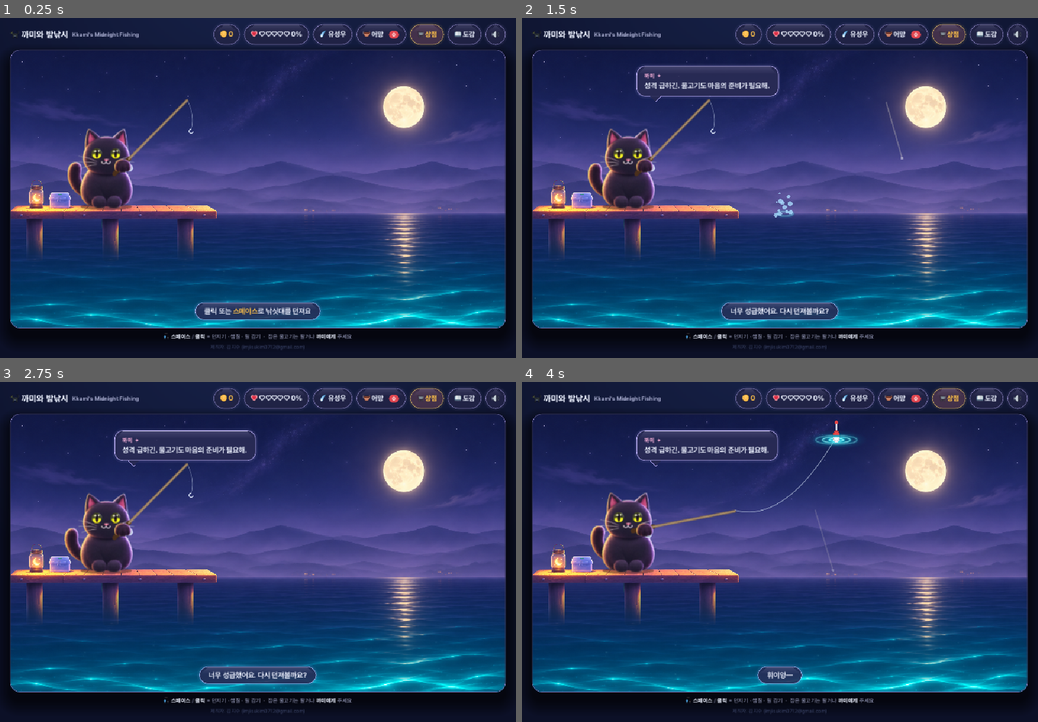
Above: before the commit, frames 1-4 (two rows, left to right).
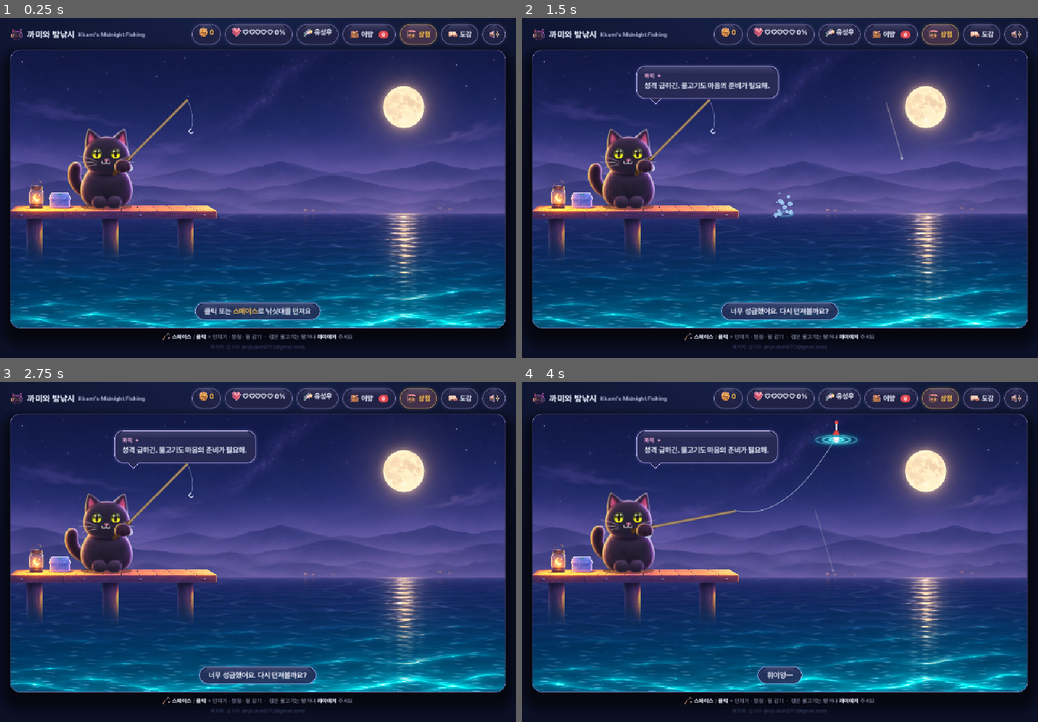
Above: after the commit, the same moments.

Repository: imjisukim0712-bit/Cat-Fishing
Game: Godot game, scene res://scenes/main.tscn
The game is run twice, just before and just after one commit, with the same random seed, the same clock (stepped at 60 frames per second) and the same inputs.
Inputs (mouse positions are in pixels of both pictures, inside the frame that each line leads up to):
- Up to frame 1 (0.25 s): no input
- Up to frame 2 (1.5 s): tap Enter at 0.5, 0.6 s; move the mouse to (893, 171) at 0.52 s; hold D 0.53-1.25 s; click (893, 171) at 0.67 s; tap Space at 0.77 s; drag from (676, 205) to (754, 256) at 1.27 s
- Up to frame 3 (2.75 s): move the mouse to (309, 477) at 2.02 s; hold D from 2.03 s (still down); tap C at 2.1 s; click (309, 477) at 2.17 s
- Up to frame 4 (4 s): release D at 2.75 s; drag from (754, 620) to (625, 501) at 2.77 s; move the mouse to (934, 603) at 3.52 s; hold S from 3.53 s (still down); tap Keypad Enter at 3.6 s; click (934, 603) at 3.67 s; tap Space at 3.77 s

The runs differ from the first frame. In frame 1, 3.4% of the frame differs, in the area x 2-98%, y 1-95%; in frame 2, 3.5%; in frame 3, 3.5%; in frame 4, 3.6%.

Commit message:
Animate the painted sea, sharpen Kkami, replace all art with paintings
- Water: backdrop is now a sprite with backdrop_water shader that
  displaces only the sea (perspective-scaled ripples), adds flowing
  sparkles on bright waves and a shimmering moon column; stronger in
  storm/high tide.
- Kkami: drop the SubViewport + softening shader and draw the painted
  sprites directly at screen resolution (no more low-res look).
- All images in painted style (generated with Codex, chroma-keyed):
  51 fish/creatures (assets/art/fish, preferred over the old SVGs) and
  22 UI icons (assets/art/icons) replacing emoji in the HUD, weather,
  buttons, shop, creel, result card, popups, speech bubble and the
  fight gauge paws; outfit thumbnails use the painted Kkami bodies.
- Data.emoji_bb/split_icon/icon helpers convert emoji to icons.
- Rebuilt the web export in play/.

Selftest 30/30; screenshot tour and the web build verified.

Co-Authored-By: Claude Opus 5.5 <noreply@anthropic.com>
Claude-Session: https://claude.ai/code/session_018P3p2Mzt546YvsHAaNYGJm

Diff:
--- a/godot/scripts/data.gd
+++ b/godot/scripts/data.gd
@@ -188,13 +188,47 @@
 	for f in [font_regular, font_bold, font_heavy]:
 		f.fallbacks = [emoji]
 
-## 물고기 SVG 아트 (원본의 FISH_ASSETS 를 파일로 분리한 것)
+## 물고기 그림 (그림 화풍 PNG 우선, 없으면 원본에서 분리한 SVG)
 func fish_texture(id: String) -> Texture2D:
 	if FISH_TEX.has(id): return FISH_TEX[id]
-	var path := "res://assets/fish/%s.svg" % id
-	var tex: Texture2D = load(path) if ResourceLoader.exists(path) else null
+	var tex: Texture2D = null
+	for path in ["res://assets/art/fish/%s.png" % id, "res://assets/fish/%s.svg" % id]:
+		if ResourceLoader.exists(path):
+			tex = load(path)
+			break
 	FISH_TEX[id] = tex
 	return tex
+
+## UI 아이콘: 이모지 대신 쓰는 그림 아이콘 (assets/art/icons)
+const EMOJI_ICON := {
+	"🐈‍⬛": "kkami_head", "🪙": "coin", "💗": "heart",
+	"🌙": "w_clear", "🌧️": "w_rain", "🌧": "w_rain", "🌫️": "w_fog", "🌫": "w_fog", "🌊": "w_hightide",
+	"☄️": "w_meteor", "☄": "w_meteor", "⚡": "w_storm",
+	"🧺": "creel", "🛒": "shop", "📖": "dex", "🔊": "sound_on", "🔇": "sound_off",
+	"🎣": "rod", "⚙️": "reel", "⚙": "reel", "🟠": "float", "🦐": "bait", "🧿": "charm",
+	"🐾": "paw", "🔒": "lock", "🔓": "lock", "✨": "sparkle",
+}
+var ICON_TEX := {}
+
+func icon(name: String) -> Texture2D:
+	if not ICON_TEX.has(name):
+		var path := "res://assets/art/icons/%s.png" % name
+		ICON_TEX[name] = load(path) if ResourceLoader.exists(path) else null
+	return ICON_TEX[name]
+
+## 문장 속 이모지를 그림 아이콘 [img] 로 바꾼 BBCode (RichTextLabel 용)
+func emoji_bb(text: String, px := 16) -> String:
+	for e in EMOJI_ICON:
+		if text.contains(e) and icon(EMOJI_ICON[e]):
+			text = text.replace(e, "[img=%dx%d]res://assets/art/icons/%s.png[/img]" % [px, px, EMOJI_ICON[e]])
+	return text
+
+## 맨 앞 이모지를 아이콘 이름과 나머지 글자로 분리 ("🪙 55" → ["coin", "55"])
+func split_icon(text: String) -> Array:
+	for e in EMOJI_ICON:
+		if text.begins_with(e) and icon(EMOJI_ICON[e]):
+			return [EMOJI_ICON[e], text.substr(e.length()).strip_edges()]
+	return ["", text]
 
 ## 업그레이드 비용·설명 (원본의 cost/d 람다)
 static func js_round(x: float) -> int:
--- a/godot/scripts/main.gd
+++ b/godot/scripts/main.gd
@@ -20,14 +20,14 @@
 var status_label: RichTextLabel
 var status_tween: Tween
 var bubble: PanelContainer
-var bubble_text: Label
+var bubble_text: RichTextLabel
 var bubble_tween: Tween
 var bubble_timer: SceneTreeTimer
 
-var coin_label: Label
-var aff_label: Label
+var coin_label: RichTextLabel
+var aff_label: RichTextLabel
 var weather_chip: PanelContainer
-var weather_label: Label
+var weather_label: RichTextLabel
 var creel_badge: Label
 var sound_btn: Button
 
@@ -96,6 +96,32 @@
 	r.add_theme_font_size_override("bold_font_size", size)
 	r.add_theme_color_override("default_color", col)
 	return r
+
+## 이모지가 섞인 글자를 그림 아이콘으로 바꿔 보여주는 리치 텍스트
+func etext(txt: String, size := 13, col := TEXT, font: Font = null, center := false) -> RichTextLabel:
+	var r := rich(size, col)
+	if font: r.add_theme_font_override("normal_font", font)
+	r.text = ("[center]%s[/center]" if center else "%s") % Data.emoji_bb(txt, int(size * 1.35))
+	return r
+
+func icon_rect(name: String, px: float) -> TextureRect:
+	var tr := TextureRect.new()
+	tr.texture = Data.icon(name)
+	tr.expand_mode = TextureRect.EXPAND_IGNORE_SIZE
+	tr.stretch_mode = TextureRect.STRETCH_KEEP_ASPECT_CENTERED
+	tr.custom_minimum_size = Vector2(px, px)
+	tr.size_flags_vertical = Control.SIZE_SHRINK_CENTER
+	tr.mouse_filter = Control.MOUSE_FILTER_IGNORE
+	return tr
+
+## 버튼 글자 앞의 이모지는 그림 아이콘으로 (예: "🪙 55" → 동전 그림 + "55")
+func set_btn(b: Button, txt: String) -> void:
+	var parts := Data.split_icon(txt)
+	b.icon = Data.icon(parts[0]) if parts[0] != "" else null
+	b.text = parts[1]
+	var fs := b.get_theme_font_size("font_size")
+	b.add_theme_constant_override("icon_max_width", int(fs * 1.5))
+	b.expand_icon = false
 
 ## 원본 .mini / .btn 버튼
 func btn(txt: String, kind := "mini", cb := Callable(), disabled := false) -> Button:
@@ -134,6 +160,7 @@
 	b.add_theme_color_override("font_disabled_color", Color("#4d566f"))
 	if cb.is_valid(): b.pressed.connect(cb)
 	if kind != "x": glass_sheen(b, radius)
+	set_btn(b, txt)
 	return b
 
 func chip(content: Control, bg := PANEL, border := LINE) -> PanelContainer:
@@ -227,17 +254,18 @@
 	var brand := HBoxContainer.new()
 	brand.size_flags_horizontal = Control.SIZE_EXPAND_FILL
 	brand.add_theme_constant_override("separation", 7)
-	brand.add_child(lbl("🐈‍⬛ 까미와 밤낚시", 17, TEXT, Data.font_heavy))
+	brand.add_child(icon_rect("kkami_head", 26))
+	brand.add_child(lbl("까미와 밤낚시", 17, TEXT, Data.font_heavy))
 	var small := lbl("Kkami's Midnight Fishing", 11, DIM)
 	small.size_flags_vertical = Control.SIZE_SHRINK_CENTER
 	brand.add_child(small)
 	hud.add_child(brand)
 
-	coin_label = lbl("🪙 0", 13, GOLD, Data.font_heavy)
+	coin_label = etext("🪙 0", 13, GOLD, Data.font_heavy)
 	hud.add_child(chip(coin_label, PANEL, LINE))
-	aff_label = lbl("💗 ♡♡♡♡♡ 0%", 13, TEXT, Data.font_heavy)
+	aff_label = etext("💗 ♡♡♡♡♡ 0%", 13, TEXT, Data.font_heavy)
 	hud.add_child(chip(aff_label))
-	weather_label = lbl("🌙 맑음", 13, TEXT, Data.font_heavy)
+	weather_label = etext("🌙 맑음", 13, TEXT, Data.font_heavy)
 	weather_chip = chip(weather_label)
 	weather_chip.mouse_filter = Control.MOUSE_FILTER_PASS
 	hud.add_child(weather_chip)
@@ -308,10 +336,10 @@
 	var bv := VBoxContainer.new()
 	bv.add_theme_constant_override("separation", 3)
 	bv.add_child(lbl("까미  ✦", 11, Color("#ffb6df"), Data.font_heavy))
-	bubble_text = lbl("", 14, TEXT)
+	bubble_text = rich(14, TEXT)
 	bubble_text.autowrap_mode = TextServer.AUTOWRAP_WORD_SMART
 	bubble_text.custom_minimum_size.x = 200
-	bubble_text.add_theme_constant_override("line_spacing", 4)
+	bubble_text.add_theme_constant_override("line_separation", 4)
 	bv.add_child(bubble_text)
 	bubble.add_child(bv)
 	var tail := Polygon2D.new()
@@ -353,7 +381,7 @@
 	var keys := rich(11, DIM)
 	keys.add_theme_color_override("default_color", DIM)
 	keys.add_theme_font_override("normal_font", Data.font_regular)
-	keys.text = "[center]🎣 [color=#e8edfb][b]스페이스[/b][/color] / [color=#e8edfb][b]클릭[/b][/color] = 던지기 · 챔질 · 릴 감기  ·  잡은 물고기는 팔거나 [color=#e8edfb][b]까미에게[/b][/color] 주세요[/center]"
+	keys.text = "[center]" + Data.emoji_bb("🎣", 15) + " [color=#e8edfb][b]스페이스[/b][/color] / [color=#e8edfb][b]클릭[/b][/color] = 던지기 · 챔질 · 릴 감기  ·  잡은 물고기는 팔거나 [color=#e8edfb][b]까미에게[/b][/color] 주세요[/center]"
 	keys.position = Vector2(20, STAGE_POS.y + STAGE_SIZE.y + 9)
 	keys.size = Vector2(960, 18)
 	add_child(keys)
@@ -371,12 +399,12 @@
 
 # ================================================================= HUD
 func refresh_hud() -> void:
-	coin_label.text = "🪙 " + Data.comma(Game.S.coins)
+	coin_label.text = Data.emoji_bb("🪙 " + Data.comma(Game.S.coins), 18)
 	creel_badge.text = str(Game.S.creel.size())
 	var pct := Game.aff_pct()
 	var hearts := mini(5, pct / 20)
-	aff_label.text = "💗 " + "♥".repeat(hearts) + "♡".repeat(5 - hearts) + " %d%%" % pct
-	sound_btn.text = "🔊" if Game.S.sound else "🔇"
+	aff_label.text = Data.emoji_bb("💗 " + "♥".repeat(hearts) + "♡".repeat(5 - hearts) + " %d%%" % pct, 18)
+	set_btn(sound_btn, "🔊" if Game.S.sound else "🔇")
 	# 열려 있는 모달 내용 갱신
 	match modal_id:
 		"creel": _fill_creel()
@@ -384,7 +412,7 @@
 
 func _refresh_weather() -> void:
 	var w: Dictionary = Data.WEATHER_BY_KEY[Game.weather.key]
-	weather_label.text = "%s %s" % [w.e, w.name]
+	weather_label.text = Data.emoji_bb("%s %s" % [w.e, w.name], 18)
 	weather_chip.tooltip_text = ("이 날씨에서만 %s을(를) 낚을 수 있어요" % Data.FISH_BY_ID[w.fish].n) if w.has("fish") else "평범한 밤"
 
 # ================================================================= 상태줄 / 말풍선 / 글자
@@ -402,7 +430,7 @@
 		status_tween.tween_property(status_box, "scale", Vector2.ONE, 0.35)
 
 func _on_cat_said(txt: String, sec: float) -> void:
-	bubble_text.text = txt
+	bubble_text.text = Data.emoji_bb(txt, 18)
 	var max_w := STAGE_SIZE.x * 0.46 - 30
 	var tw := Data.font_bold.get_string_size(txt, HORIZONTAL_ALIGNMENT_LEFT, -1, 14).x
 	bubble_text.custom_minimum_size.x = minf(max_w, tw + 2)
@@ -430,10 +458,17 @@
 	bubble.reset_size()
 
 func _on_pop(txt: String, x_pct: float, y_pct: float, col: Color) -> void:
-	var l := lbl(txt, 20, col, Data.font_heavy)
-	l.add_theme_color_override("font_shadow_color", Color(0, 0, 0, .8))
-	l.add_theme_constant_override("shadow_offset_y", 2)
-	l.add_theme_constant_override("shadow_outline_size", 6)
+	# 맨 앞 이모지는 그림 아이콘으로 (예: "🪙 +12" → 동전 그림 + "+12")
+	var parts := Data.split_icon(txt)
+	var l := HBoxContainer.new()
+	l.add_theme_constant_override("separation", 4)
+	l.mouse_filter = Control.MOUSE_FILTER_IGNORE
+	if parts[0] != "": l.add_child(icon_rect(parts[0], 26))
+	var tl := lbl(parts[1], 20, col, Data.font_heavy)
+	tl.add_theme_color_override("font_shadow_color", Color(0, 0, 0, .8))
+	tl.add_theme_constant_override("shadow_offset_y", 2)
+	tl.add_theme_constant_override("shadow_outline_size", 6)
+	l.add_child(tl)
 	overlay.add_child(l)
 	l.reset_size()
 	var base := Vector2(x_pct / 100.0 * STAGE_SIZE.x - l.size.x / 2.0, y_pct / 100.0 * STAGE_SIZE.y)
@@ -586,7 +621,7 @@
 		var hv := VBoxContainer.new()
 		hv.size_flags_horizontal = Control.SIZE_EXPAND_FILL
 		hv.add_theme_constant_override("separation", 3)
-		hv.add_child(lbl(title, 19, TEXT, Data.font_heavy))
+		hv.add_child(etext(title, 19, TEXT, Data.font_heavy))
 		var sl := rich(12, DIM)
 		sl.add_theme_font_override("normal_font", Data.font_regular)
 		sl.add_theme_color_override("default_color", DIM)
@@ -667,11 +702,13 @@
 	var body: VBoxContainer = fr.body
 	var S := Game.S
 	if S.creel.is_empty():
-		var e := lbl("어망이 비었어요.\n낚싯대를 던져 물고기를 잡아보세요 🎣", 13, DIM, Data.font_regular)
-		e.horizontal_alignment = HORIZONTAL_ALIGNMENT_CENTER
-		e.custom_minimum_size.y = 90
-		e.vertical_alignment = VERTICAL_ALIGNMENT_CENTER
-		body.add_child(e)
+		var e := etext("어망이 비었어요.\n낚싯대를 던져 물고기를 잡아보세요 🎣", 13, DIM, Data.font_regular, true)
+		e.custom_minimum_size = Vector2(520, 90)
+		e.add_theme_constant_override("line_separation", 4)
+		var ec := CenterContainer.new()
+		ec.custom_minimum_size.y = 90
+		ec.add_child(e)
+		body.add_child(ec)
 	else:
 		var inner := _scroll(body, 380)
 		var order := {"trans": 0, "myth": 1, "legend": 2, "epic": 3, "rare": 4, "common": 5, "junk": 6}
@@ -689,7 +726,7 @@
 			nm.add_child(lbl(f.n, 14, ra.col, Data.font_heavy))
 			nm.add_child(tag(ra.name, ra.col))
 			info.add_child(nm)
-			info.add_child(lbl("%scm · 🪙 %d" % [Data.fmt_cm(f.cm), f.price], 11, DIM))
+			info.add_child(etext("%scm · 🪙 %d" % [Data.fmt_cm(f.cm), f.price], 11, DIM))
 			h.add_child(info)
 			var uid: String = f.uid
 			h.add_child(btn("팔기", "sell", func(): Game.sell_fish(uid)))
@@ -703,7 +740,7 @@
 	note.size_flags_horizontal = Control.SIZE_EXPAND_FILL
 	note.add_theme_color_override("default_color", DIM)
 	if not S.creel.is_empty():
-		note.text = "%d마리 · 총 🪙 [b][color=#e8edfb]%s[/color][/b]" % [S.creel.size(), Data.comma(Game.creel_total())]
+		note.text = Data.emoji_bb("%d마리 · 총 🪙 ", 15) % S.creel.size() + "[b][color=#e8edfb]%s[/color][/b]" % Data.comma(Game.creel_total())
 	foot.add_child(note)
 	foot.add_child(btn("전부 팔기", "sell", func(): Game.sell_all()))
 
@@ -723,10 +760,7 @@
 		var cost := 0 if maxed else Data.upg_cost(u.k, lv)
 		var can: bool = not maxed and S.coins >= cost
 		var h := _row()
-		var ico := lbl(u.e, 26)
-		ico.custom_minimum_size.x = 34
-		ico.horizontal_alignment = HORIZONTAL_ALIGNMENT_CENTER
-		h.add_child(ico)
+		h.add_child(icon_rect(u.k, 34))
 		var info := VBoxContainer.new()
 		info.size_flags_horizontal = Control.SIZE_EXPAND_FILL
 		info.add_theme_constant_override("separation", 2)
@@ -747,7 +781,7 @@
 	var note := rich(11, DIM)
 	note.size_flags_horizontal = Control.SIZE_EXPAND_FILL
 	note.add_theme_color_override("default_color", DIM)
-	note.text = "보유 코인 🪙 [b][color=#e8edfb]%s[/color][/b]" % Data.comma(S.coins)
+	note.text = Data.emoji_bb("보유 코인 🪙 ", 15) + "[b][color=#e8edfb]%s[/color][/b]" % Data.comma(S.coins)
 	foot.add_child(note)
 	foot.add_child(btn("기록 초기화", "mini", func(): _confirm_reset()))
 
@@ -773,7 +807,7 @@
 	sep.add_theme_stylebox_override("separator", ss)
 	inner.add_child(sep)
 	if S.aff < Data.AFF_MAX:
-		inner.add_child(lbl("🔒 엔드 콘텐츠 · 까미 옷입히기", 14, TEXT, Data.font_heavy))
+		inner.add_child(etext("🔒 엔드 콘텐츠 · 까미 옷입히기", 14, TEXT, Data.font_heavy))
 		var lock := PanelContainer.new()
 		var ls := sb(Color("#1c1a37"), Color("#68527d"), 14, 1, Vector4(16, 22, 16, 22))
 		lock.add_theme_stylebox_override("panel", ls)
@@ -788,11 +822,11 @@
 		return
 	var title := HBoxContainer.new()
 	title.add_theme_constant_override("separation", 6)
-	title.add_child(lbl("✨ 엔드 콘텐츠 · 까미 옷입히기", 14, TEXT, Data.font_heavy))
+	title.add_child(etext("✨ 엔드 콘텐츠 · 까미 옷입히기", 14, TEXT, Data.font_heavy))
 	title.add_child(tag("해금 완료", Color("#c8f08a")))
 	inner.add_child(title)
 	var base_eq: bool = S.outfit == "none"
-	inner.add_child(_outfit_row("🐈‍⬛", "기본 까미", "검은 털이 제일 멋지다는 까미의 주장", -1, base_eq, false,
+	inner.add_child(_outfit_row("none", "기본 까미", "검은 털이 제일 멋지다는 까미의 주장", -1, base_eq, false,
 		"착용 중" if base_eq else "입기", false, "none"))
 	for i in Data.OUTFITS.size():
 		var o: Dictionary = Data.OUTFITS[i]
@@ -803,15 +837,25 @@
 		var locked := not owned and not prereq_owned
 		var can_buy: bool = not locked and S.coins >= o.price
 		var label := "착용 중" if equipped else ("입기" if owned else ("🔒 잠김" if locked else "🪙 " + Data.comma(o.price)))
-		inner.add_child(_outfit_row("🔒" if locked else o.e, o.n, ("%s 먼저 구매해야 해금돼요" % prereq.n) if locked else o.d,
+		inner.add_child(_outfit_row("lock" if locked else o.id, o.n, ("%s 먼저 구매해야 해금돼요" % prereq.n) if locked else o.d,
 			o.bonus, equipped, locked, label, not owned and not can_buy, o.id))
 
 func _outfit_row(ico: String, nm: String, ds: String, bonus: int, equipped: bool, locked: bool, label: String, disabled: bool, id: String) -> Control:
 	var h := _row(PANEL2, Color("#ffb020") if equipped else LINE)
-	var il := lbl(ico, 26)
-	il.custom_minimum_size.x = 34
-	il.horizontal_alignment = HORIZONTAL_ALIGNMENT_CENTER
-	h.add_child(il)
+	if ico == "lock":
+		h.add_child(icon_rect("lock", 40))
+	else:
+		var thumb := TextureRect.new()   # 그 옷을 입은 그림 까미
+		var at := AtlasTexture.new()   # 시트 칸의 빈 여백을 잘라 고양이(모자 포함)만 크게
+		at.atlas = load("res://assets/art/kkami/body_%s.png" % ico)
+		at.region = Rect2(84, 24, 283, 378)
+		thumb.texture = at
+		thumb.expand_mode = TextureRect.EXPAND_IGNORE_SIZE
+		thumb.stretch_mode = TextureRect.STRETCH_KEEP_ASPECT_CENTERED
+		thumb.custom_minimum_size = Vector2(44, 56)
+		thumb.size_flags_vertical = Control.SIZE_SHRINK_CENTER
+		thumb.mouse_filter = Control.MOUSE_FILTER_IGNORE
+		h.add_child(thumb)
 	var info := VBoxContainer.new()
 	info.size_flags_horizontal = Control.SIZE_EXPAND_FILL
 	var top := HBoxContainer.new()
@@ -868,7 +912,7 @@
 			cv.add_theme_constant_override("separation", 1)
 			if d == null:
 				cell.modulate.a = 0.35
-				var q := lbl("❔", 24); q.horizontal_alignment = HORIZONTAL_ALIGNMENT_CENTER
+				var q := lbl("?", 26, DIM, Data.font_heavy); q.horizontal_alignment = HORIZONTAL_ALIGNMENT_CENTER
 				q.custom_minimum_size.y = 54; q.vertical_alignment = VERTICAL_ALIGNMENT_CENTER
 				cv.add_child(q)
 				var n := lbl("???", 11, TEXT); n.horizontal_alignment = HORIZONTAL_ALIGNMENT_CENTER
@@ -924,8 +968,8 @@
 	meta.add_child(tag(ra.name, ra.col))
 	meta.add_child(lbl("%scm" % Data.fmt_cm(f.cm), 13, DIM))
 	body.add_child(meta)
-	var pl := lbl("예상가 🪙 %s" % Data.comma(f.price), 17, GOLD, Data.font_heavy)
-	pl.horizontal_alignment = HORIZONTAL_ALIGNMENT_CENTER
+	var pl := etext("예상가 🪙 %s" % Data.comma(f.price), 17, GOLD, Data.font_heavy, true)
+	pl.custom_minimum_size.x = 360
 	body.add_child(pl)
 	var row := HBoxContainer.new()
 	row.add_theme_constant_override("separation", 8)
--- a/godot/scripts/stage.gd
+++ b/godot/scripts/stage.gd
@@ -1,13 +1,24 @@
 extends "res://scripts/stage_draw.gd"
 ## Hybrid scene: imported paintings beneath live gameplay and a softened cat.
-var backdrop: Texture2D
+var backdrop: Sprite2D
+var backdrop_mat: ShaderMaterial
 var pier: Sprite2D
-var cat_sprite: Sprite2D
+var cat: Node2D
 
 func _ready() -> void:
 	init_brush()
 	texture_filter = CanvasItem.TEXTURE_FILTER_LINEAR
-	backdrop = load("res://assets/art/backdrop.png")
+	# 배경 그림: 물 부분이 일렁이도록 셰이더를 건 스프라이트 (부모 그리기보다 뒤에 깔림)
+	var bd_tex: Texture2D = load("res://assets/art/backdrop.png")
+	backdrop = Sprite2D.new()
+	backdrop.texture = bd_tex
+	backdrop.centered = false
+	backdrop.show_behind_parent = true
+	backdrop.scale = Vector2(W / bd_tex.get_width(), (941.0 * WATER / 548.0) / bd_tex.get_height())
+	backdrop_mat = ShaderMaterial.new()
+	backdrop_mat.shader = load("res://shaders/backdrop_water.gdshader")
+	backdrop.material = backdrop_mat
+	add_child(backdrop)
 	pier = Sprite2D.new()
 	pier.texture = load("res://assets/art/pier.png")
 	pier.centered = false
@@ -21,26 +32,10 @@
 	var props := Node2D.new()
 	props.set_script(load("res://scripts/stage_props.gd"))
 	add_child(props)
-	# Fixed small canvas includes the full rod sweep, all outfits and max fat size.
-	var cat_view := SubViewport.new()
-	cat_view.name = "PaintedCatViewport"
-	cat_view.size = Vector2i(448, 384)
-	cat_view.transparent_bg = true
-	cat_view.disable_3d = true
-	cat_view.render_target_update_mode = SubViewport.UPDATE_ALWAYS
-	cat_view.render_target_clear_mode = SubViewport.CLEAR_MODE_ALWAYS
-	cat_view.gui_disable_input = true
-	add_child(cat_view)
-	var cat := Node2D.new()
+	# 까미는 이제 그림 스프라이트라 별도 뷰포트·흐림 처리 없이 화면 해상도 그대로 그린다
+	cat = Node2D.new()
 	cat.set_script(load("res://scripts/stage_cat.gd"))
-	cat_view.add_child(cat)
-	cat_sprite = Sprite2D.new()
-	cat_sprite.centered = false
-	cat_sprite.texture = cat_view.get_texture()
-	var cat_material := ShaderMaterial.new()
-	cat_material.shader = load("res://shaders/cat_paint.gdshader")
-	cat_sprite.material = cat_material
-	add_child(cat_sprite)
+	add_child(cat)
 	var effects := Node2D.new()
 	effects.set_script(load("res://scripts/stage_effects.gd"))
 	add_child(effects)
@@ -55,10 +50,11 @@
 	xf()
 	# One texture draw: align source horizon y=548 to WATER. The extra six
 	# pixels extend below the clipped stage, so no bottom patch/seam is needed.
-	draw_rect(Rect2(-40, -40, W + 80, H + 80), c("#101936"))
-	draw_texture_rect(backdrop, Rect2(0, 0, W, 941.0 * WATER / 548.0), false)
+	backdrop.position = _base
+	var wk: String = Game.weather.key
+	backdrop_mat.set_shader_parameter("strength", 1.7 if wk == "storm" else (1.35 if wk == "hightide" else 1.0))
 	pier.position = _base + Vector2(0, PIER_TOP)
-	cat_sprite.position = _base
+	cat.position = _base
 	draw_water(Game.clock)
 	draw_reflections(Game.clock)
 
--- a/godot/scripts/stage_effects.gd
+++ b/godot/scripts/stage_effects.gd
@@ -73,8 +73,19 @@
 	panel(x - 14, y - 42, w + 28, h + 62)
 	var ra: Dictionary = Data.RARITY[Game.fish.r]
 	text("%s 입질" % ra.name, x, y - 20, 13, ra.col, HORIZONTAL_ALIGNMENT_LEFT, Data.font_heavy)
-	var prog := "🐾".repeat(f.hits) + "·".repeat(maxi(0, f.need - f.hits)) + "   " + "✖".repeat(f.miss)
-	text(prog, x + w, y - 20, 13, c("#cfd9ef"), HORIZONTAL_ALIGNMENT_RIGHT, Data.font_heavy)
+	# 진행: 맞춘 수만큼 그림 발바닥, 남은 수는 점, 빗나간 수는 빨간 ×  (오른쪽 정렬)
+	var paw: Texture2D = Data.icon("paw")
+	var cx := x + w
+	for i in f.miss:
+		text("×", cx, y - 19, 16, c("#ff6b6b"), HORIZONTAL_ALIGNMENT_RIGHT, Data.font_heavy)
+		cx -= 12
+	if f.miss > 0: cx -= 8
+	for i in range(f.need - 1, -1, -1):
+		if i < f.hits and paw:
+			draw_texture_rect(paw, Rect2(cx - 16, y - 34, 16, 16), false)
+		else:
+			circle(cx - 8, y - 26, 2.2, c("#cfd9ef", .7))
+		cx -= 19
 
 	fill_rrect(x, y, w, h, 9, c("#0b1122"))   # 트랙
 	var zx: float = x + (f.zc - f.zw / 2) * w
--- /dev/null
+++ b/godot/shaders/backdrop_water.gdshader
@@ -0,0 +1,41 @@
+shader_type canvas_item;
+// 배경 그림의 바다 부분을 실제로 일렁이게 하는 셰이더.
+// 수평선 아래만 UV 를 흔들고(원근: 멀수록 잘고 약하게, 가까울수록 크고 강하게),
+// 밝은 물결 부분에 흐르는 반짝임과 달빛 기둥 일렁임을 더한다. 하늘·산은 건드리지 않는다.
+
+uniform float horizon = 0.5823;     // 그림에서 수평선 높이 (548 / 941)
+uniform float moon_x = 0.794;       // 달빛 기둥 가로 위치 (1327 / 1672)
+uniform float strength = 1.0;       // 날씨(폭풍·만조)에 따라 키움
+
+void fragment() {
+	vec2 uv = UV;
+	float t = TIME;
+	float d = clamp((uv.y - horizon) / (1.0 - horizon), 0.0, 1.0);   // 0 = 수평선, 1 = 화면 맨 아래
+	vec4 col;
+	if (uv.y <= horizon) {
+		col = texture(TEXTURE, uv);
+	} else {
+		float freq = mix(170.0, 30.0, d);                // 원근: 먼 물결은 촘촘하게
+		float amp = mix(0.0004, 0.0062, d * d) * strength;
+		vec2 w = uv;
+		w.x += sin(uv.y * freq + t * 1.3) * amp * 0.6
+			+ sin(uv.y * freq * 0.53 - t * 0.9 + uv.x * 18.0) * amp * 0.4;
+		w.y += sin(uv.x * 34.0 + t * 1.1 + uv.y * freq * 0.3) * amp * 0.45;
+		w.y = max(w.y, horizon + 0.002);                 // 하늘을 끌어오지 않게
+		col = texture(TEXTURE, w);
+
+		// 밝은 물결 위로 흐르는 반짝임 (원래 그림이 밝은 곳일수록 강하게)
+		float lum = dot(col.rgb, vec3(0.3, 0.5, 0.2));
+		float a = sin(uv.x * 85.0 + t * 1.9 + sin(uv.y * 130.0 - t * 1.6) * 2.2);
+		float b = sin(uv.y * mix(320.0, 120.0, d) - t * 2.4 + uv.x * 9.0);
+		float sparkle = smoothstep(0.62, 1.0, a * b);
+		col.rgb += sparkle * lum * (0.18 + 0.45 * d) * strength;
+
+		// 달빛 기둥: 가로로 살짝 흔들리며 반짝임
+		float mx = moon_x + sin(uv.y * 210.0 + t * 2.2) * 0.004 * (0.4 + d);
+		float column = exp(-pow((uv.x - mx) / 0.028, 2.0)) * (1.0 - d * 0.6);
+		float glint = smoothstep(0.35, 1.0, sin(uv.y * 380.0 - t * 3.1) * sin(uv.x * 140.0 + t * 1.7));
+		col.rgb += column * glint * vec3(1.0, 0.88, 0.66) * 0.32;
+	}
+	COLOR = col;
+}
--- a/godot/shaders/cat_paint.gdshader
+++ /dev/null
@@ -1,25 +0,0 @@
-shader_type canvas_item;
-render_mode blend_premul_alpha;
-// Viewport output is premultiplied; filtering it directly avoids dark fringes.
-float grain(vec2 p) {
-	return fract(sin(dot(p, vec2(127.1, 311.7))) * 43758.5453);
-}
-void fragment() {
-	vec2 d = TEXTURE_PIXEL_SIZE * 1.15;
-	vec4 center = texture(TEXTURE, UV);
-	vec4 left = texture(TEXTURE, UV - vec2(d.x, 0.0));
-	vec4 right = texture(TEXTURE, UV + vec2(d.x, 0.0));
-	vec4 up = texture(TEXTURE, UV - vec2(0.0, d.y));
-	vec4 down = texture(TEXTURE, UV + vec2(0.0, d.y));
-	vec4 paint = center * 0.52 + (left + right + up + down) * 0.12;
-	vec2 pixel = UV / TEXTURE_PIXEL_SIZE;
-	// Stable, fine grain: no temporal noise or sparkling eyes.
-	paint.rgb *= 1.0 + (grain(floor(pixel * 0.7)) - 0.5) * 0.045;
-	float moon_edge = max(0.0, left.a - right.a);
-	float lamp_edge = max(0.0, right.a - left.a);
-	// Keep environmental rim treatment on the cat, not the floating rod.
-	float cat_mask = smoothstep(135.0, 175.0, pixel.y) * (1.0 - smoothstep(260.0, 285.0, pixel.x));
-	paint.rgb += (vec3(0.60, 0.49, 0.86) * moon_edge * 0.20
-		+ vec3(0.85, 0.43, 0.18) * lamp_edge * 0.10) * paint.a * cat_mask;
-	COLOR = paint;
-}
Binary file added: godot/assets/art/fish/angler.png
Not shown, added: godot/assets/art/fish/angler.png.import
Binary file added: godot/assets/art/fish/aspido.png
Not shown, added: godot/assets/art/fish/aspido.png.import
Binary file added: godot/assets/art/fish/aurorad.png
Not shown, added: godot/assets/art/fish/aurorad.png.import
Binary file added: godot/assets/art/fish/bahamut.png
Not shown, added: godot/assets/art/fish/bahamut.png.import
Binary file added: godot/assets/art/fish/bass.png
Not shown, added: godot/assets/art/fish/bass.png.import
Binary file added: godot/assets/art/fish/boot.png
Not shown, added: godot/assets/art/fish/boot.png.import
(and 137 more such lines)
